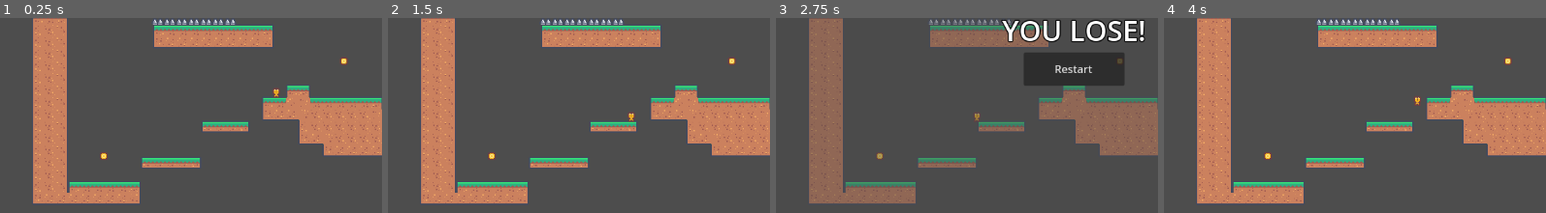
Above: before the commit, frames 1-4 (left to right).
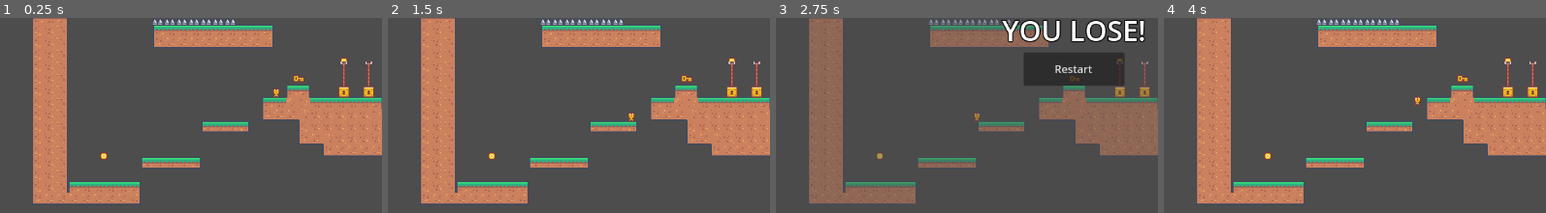
Above: after the commit, the same moments.

Repository: Ruellia42/eus2425
Game: Godot game, scene res://scenes/level_sample.tscn
The game is run twice, just before and just after one commit, with the same random seed, the same clock (stepped at 60 frames per second) and the same inputs.
Inputs:
- Up to frame 1 (0.25 s): no input
- Up to frame 2 (1.5 s): tap Enter (ui_accept) at 0.5, 0.77 s; hold Right (ui_right) from 0.53 s (still down)
- Up to frame 3 (2.75 s): tap Enter (ui_accept) at 1.52 s; release Right (ui_right) at 2.03 s; hold Left (ui_left) from 2.03 s (still down)
- Up to frame 4 (4 s): release Left (ui_left) at 2.75 s; click "Restart" at 2.75 s; tap Enter (ui_accept) at 3.5, 3.77 s; hold Right (ui_right) from 3.53 s (still down)
The pictures show only the part of the screen within x 11-61%, y 48-98%; the shares and areas given below are measured in that part.

The runs differ from the first frame. In frame 1, 0.8% of the frame differs, in the area x 76-98%, y 22-42%; in frame 2, 0.8%; in frame 3, 0.4%; in frame 4, 0.8%.

Commit message:
implement key and door

Diff:
--- /dev/null
+++ b/scenes/door.tscn
@@ -0,0 +1,38 @@
+[gd_scene load_steps=6 format=3 uid="uid://dboykh3wko6iv"]
+
+[ext_resource type="Texture2D" uid="uid://hmgcv6aq7pco" path="res://plugins/door.png" id="1_7nd0b"]
+[ext_resource type="Script" path="res://scripts/door.gd" id="1_rku1u"]
+[ext_resource type="Texture2D" uid="uid://dtfifqqaxc2vv" path="res://plugins/kenney_pixel-platformer/Tiles/tile_0028.png" id="2_y025o"]
+
+[sub_resource type="RectangleShape2D" id="RectangleShape2D_dmkrd"]
+size = Vector2(6, 54)
+
+[sub_resource type="RectangleShape2D" id="RectangleShape2D_fvkmy"]
+size = Vector2(26, 23)
+
+[node name="Door" type="Node2D"]
+script = ExtResource("1_rku1u")
+
+[node name="Visuals" type="Node2D" parent="."]
+
+[node name="Door" type="Sprite2D" parent="Visuals"]
+texture = ExtResource("1_7nd0b")
+
+[node name="Lock" type="Sprite2D" parent="Visuals/Door"]
+position = Vector2(0, 18)
+texture = ExtResource("2_y025o")
+
+[node name="Collider" type="StaticBody2D" parent="."]
+
+[node name="CollisionShape2D" type="CollisionShape2D" parent="Collider"]
+shape = SubResource("RectangleShape2D_dmkrd")
+
+[node name="Trigger" type="Area2D" parent="."]
+position = Vector2(0, 17)
+
+[node name="CollisionShape2D" type="CollisionShape2D" parent="Trigger"]
+position = Vector2(0, -1.5)
+shape = SubResource("RectangleShape2D_fvkmy")
+debug_color = Color(0, 0.639216, 0.368627, 0.419608)
+
+[connection signal="body_entered" from="Trigger" to="." method="_on_trigger_body_entered"]
--- /dev/null
+++ b/scenes/key.tscn
@@ -0,0 +1,17 @@
+[gd_scene load_steps=4 format=3 uid="uid://h8luaqtc8151"]
+
+[ext_resource type="Script" path="res://scripts/key.gd" id="1_ajgg2"]
+[ext_resource type="Texture2D" uid="uid://x0x8c5hsh2vn" path="res://plugins/kenney_pixel-platformer/Tiles/tile_0027.png" id="1_vvf38"]
+
+[sub_resource type="CircleShape2D" id="CircleShape2D_d3jx0"]
+
+[node name="Key" type="Area2D"]
+script = ExtResource("1_ajgg2")
+
+[node name="Visual" type="Sprite2D" parent="."]
+texture = ExtResource("1_vvf38")
+
+[node name="CollisionShape2D" type="CollisionShape2D" parent="."]
+shape = SubResource("CircleShape2D_d3jx0")
+
+[connection signal="body_entered" from="." to="." method="_on_body_entered"]
--- a/scenes/level_sample.tscn
+++ b/scenes/level_sample.tscn
@@ -10,6 +10,8 @@
 [ext_resource type="PackedScene" uid="uid://cw1i3tcuiy254" path="res://scenes/moving_platform.tscn" id="8_31d4m"]
 [ext_resource type="PackedScene" uid="uid://m6ybvkhhoiv6" path="res://scenes/avatar.tscn" id="8_ggk8m"]
 [ext_resource type="PackedScene" uid="uid://b6udax3xnqh1g" path="res://scenes/enemy.tscn" id="10_akgst"]
+[ext_resource type="PackedScene" uid="uid://dboykh3wko6iv" path="res://scenes/door.tscn" id="11_kysk4"]
+[ext_resource type="PackedScene" uid="uid://h8luaqtc8151" path="res://scenes/key.tscn" id="12_n630v"]
 
 [node name="LevelSample" type="Node2D"]
 
@@ -51,9 +53,17 @@
 
 [node name="Avatar" parent="." instance=ExtResource("8_ggk8m")]
 position = Vector2(177, 32)
-move_speed = 150.0
 
 [node name="Enemy" parent="." instance=ExtResource("10_akgst")]
 position = Vector2(532, 389)
 
+[node name="Door" parent="." instance=ExtResource("11_kysk4")]
+position = Vector2(681, 371)
+
+[node name="Door2" parent="." instance=ExtResource("11_kysk4")]
+position = Vector2(644, 371)
+
+[node name="Key" parent="." instance=ExtResource("12_n630v")]
+position = Vector2(577, 369)
+
 [editable path="Environment/MovingPlatform"]
--- a/scripts/avatar.gd
+++ b/scripts/avatar.gd
@@ -1,10 +1,11 @@
 extends CharacterBody2D
-
+class_name Avatar
 
 signal on_jump()
 
 @export var move_speed : float = 300.0
 @export var jump_velocity : float = 400.0
+@export var keys : int = 0
 
 var enabled : bool = true
 
@@ -17,6 +18,7 @@
 		enabled = false
 		velocity.x = 0
 		)
+	SignalBus.on_keys_changed.emit(keys)
 
 func _physics_process(delta: float) -> void:
 
@@ -48,6 +50,18 @@
 	velocity.y = -jump_velocity
 	on_jump.emit()
 
+
+func use_key() -> bool:
+	if keys <= 0:
+		return false
+	keys -= 1
+	SignalBus.on_keys_changed.emit(keys)
+	return true
+
+func add_key():
+	keys += 1
+	SignalBus.on_keys_changed.emit(keys)
+
 func _on_damage_trigger_body_entered(body):
 	if body.is_in_group("danger"):
 		if body.is_in_group("goomba") and velocity.y > 0:
--- /dev/null
+++ b/scripts/door.gd
@@ -0,0 +1,10 @@
+extends Node2D
+
+func _on_trigger_body_entered(body):
+	if body.is_in_group("player"):
+		body = body as Avatar
+		if body.use_key():
+			open()
+
+func open():
+	queue_free()
--- /dev/null
+++ b/scripts/key.gd
@@ -0,0 +1,8 @@
+extends Area2D
+
+
+func _on_body_entered(body):
+	if body is Avatar:
+		body = body as Avatar
+		body.add_key()
+		queue_free()
--- a/scripts/signal_bus.gd
+++ b/scripts/signal_bus.gd
@@ -3,3 +3,4 @@
 signal level_complete()
 signal on_coin_pickup()
 signal on_game_over()
+signal on_keys_changed(amount : int)
Binary file added: plugins/door.png
Not shown, added: plugins/door.png.import
Not shown: 1 places in scenes/level_sample.tscn that only renumber resources
